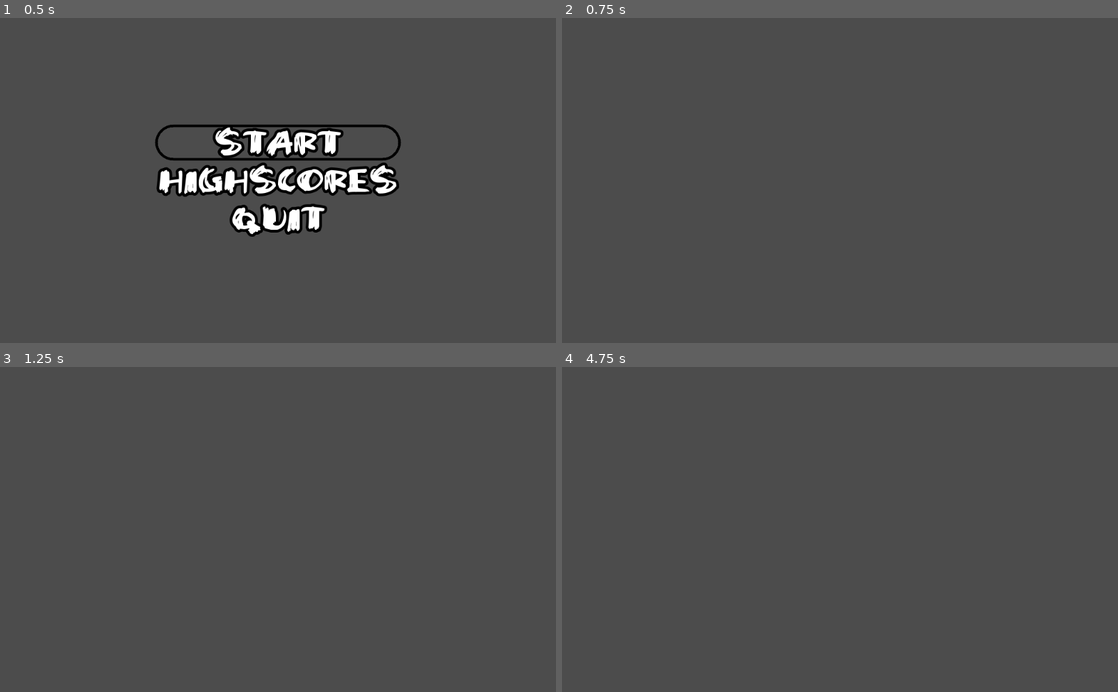
Above: before the commit, frames 1-4 (two rows, left to right).
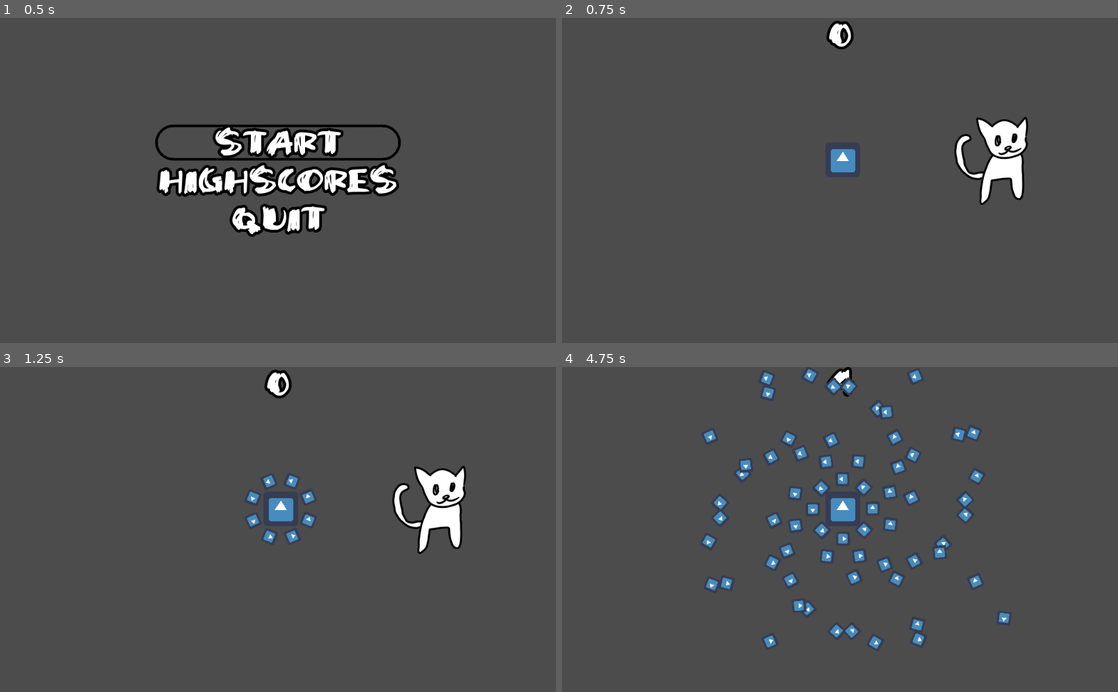
Above: after the commit, the same moments.

Repository: Magesu/mini-jam-100-overload
Game: Godot game, scene res://Main.tscn
Two runs of this game, one before a commit and one after it. Both use one fixed random seed, a clock stepped at 60 frames per second and the inputs below. The engine's default icon, where the game draws it, is replaced by a stand-in: a white triangle on a blue panel in a dark square.
Inputs (mouse positions are in pixels of both pictures, inside the frame that each line leads up to):
- Up to frame 1 (0.5 s): no input
- Up to frame 2 (0.75 s): click "Start" at 0.5 s
- Up to frame 3 (1.25 s): no input
- Up to frame 4 (4.75 s): move the mouse to (962, 513) at 1.27 s; hold Right (ui_right) 1.28-2.03 s; click (962, 513) at 1.35 s; move the mouse to (728, 545) at 2.02 s; hold Down (ui_down) 2.03-2.78 s; click (728, 545) at 2.1 s; move the mouse to (895, 458) at 2.77 s; hold Right (ui_right) 2.78-3.53 s; click (895, 458) at 2.85 s; move the mouse to (812, 594) at 3.52 s; hold Up (ui_up) 3.53-4.28 s; click (812, 594) at 3.6 s; move the mouse to (1006, 578) at 4.27 s; hold Left (ui_left) from 4.28 s (still down); click (1006, 578) at 4.35 s

Frame 1 is identical in both runs. In frame 2, 2.5% of the frame differs, in the area x 47-84%, y 0-58%; in frame 3, 3.0%; in frame 4, 3.9%, in the area x 25-81%, y 0-87%.

Commit message:
Added option for bullets that cuuuuuuuuuuuuuuuuuuurve

Diff:
--- a/Scenes/AngyChihuahua.tscn
+++ b/Scenes/AngyChihuahua.tscn
@@ -2,7 +2,7 @@
 
 [ext_resource path="res://Scenes/Shooter.tscn" type="PackedScene" id=1]
 [ext_resource path="res://icon.png" type="Texture" id=2]
-[ext_resource path="res://Scenes/Scripts/AngyChihuahua1.gd" type="Script" id=3]
+[ext_resource path="res://Scenes/Scripts/AngyChihuahua.gd" type="Script" id=3]
 
 [sub_resource type="RectangleShape2D" id=1]
 extents = Vector2( 32, 32 )
@@ -19,8 +19,15 @@
 [node name="Shooter1" parent="." instance=ExtResource( 1 )]
 spawnpoint_count = 2
 radius = 40
+bullet_speed = 50
+bullet_angular_speed = 1
 
 [node name="Shooter2" parent="." instance=ExtResource( 1 )]
 shoot_timer_wait_time = 2.0
-spawnpoint_count = 12
+spawnpoint_count = 0
 radius = 40
+
+[node name="Lifespan" type="Timer" parent="."]
+wait_time = 10.0
+
+[connection signal="timeout" from="Lifespan" to="." method="_on_Lifespan_timeout"]
--- a/Scenes/Enemy.tscn
+++ b/Scenes/Enemy.tscn
@@ -1,7 +1,8 @@
-[gd_scene load_steps=4 format=2]
+[gd_scene load_steps=5 format=2]
 
 [ext_resource path="res://icon.png" type="Texture" id=1]
 [ext_resource path="res://Scenes/Shooter.tscn" type="PackedScene" id=2]
+[ext_resource path="res://Scenes/SpinningBullet.tscn" type="PackedScene" id=3]
 
 [sub_resource type="RectangleShape2D" id=1]
 extents = Vector2( 32, 32 )
@@ -15,4 +16,22 @@
 shape = SubResource( 1 )
 
 [node name="Shooter" parent="." instance=ExtResource( 2 )]
-spawnpoint_count = 0
+rotate_speed = 45
+shoot_timer_wait_time = 0.5
+radius = 40
+bullet_speed = 75
+bullet_angular_speed = 5
+bullet_max_angle_deviation = 90
+bullet_spin_increment = 0.2
+bullet_scene = ExtResource( 3 )
+
+[node name="Shooter2" parent="." instance=ExtResource( 2 )]
+shoot_angle_offset = 45
+rotate_speed = 45
+shoot_timer_wait_time = 0.5
+radius = 40
+bullet_speed = 75
+bullet_angular_speed = -5
+bullet_max_angle_deviation = 90
+bullet_spin_increment = 0.2
+bullet_scene = ExtResource( 3 )
--- a/Scenes/Game.tscn
+++ b/Scenes/Game.tscn
@@ -1,6 +1,5 @@
-[gd_scene load_steps=7 format=2]
+[gd_scene load_steps=6 format=2]
 
-[ext_resource path="res://Scenes/AngyChihuahua.tscn" type="PackedScene" id=1]
 [ext_resource path="res://Scenes/Enemy.tscn" type="PackedScene" id=2]
 [ext_resource path="res://Scenes/Player.tscn" type="PackedScene" id=3]
 [ext_resource path="res://Scenes/Scripts/Game.gd" type="Script" id=4]
@@ -38,7 +37,4 @@
 
 [node name="Timer" type="Timer" parent="Score"]
 
-[node name="AngyChihuahua" parent="." instance=ExtResource( 1 )]
-position = Vector2( 396, 285 )
-
 [connection signal="timeout" from="Score/Timer" to="Score" method="_on_Timer_timeout"]
--- /dev/null
+++ b/Scenes/Scripts/AngyChihuahua.gd
@@ -0,0 +1,29 @@
+extends KinematicBody2D
+
+
+# Declare member variables here. Examples:
+# var a = 2
+# var b = "text"
+
+# Nodes
+onready var lifespan = get_node("Lifespan")
+
+# Scenes
+var new_chihuahua_scene = preload("res://Scenes/ExplodingChihuahua.tscn")
+
+# Called when the node enters the scene tree for the first time.
+func _ready():
+	lifespan.start()
+
+# Called every frame. 'delta' is the elapsed time since the previous frame.
+func _process(delta):
+	pass
+
+func die():
+	var new_chihuahua = new_chihuahua_scene.instance()
+	new_chihuahua.global_position = global_position
+	get_parent().add_child(new_chihuahua)
+	queue_free()
+
+func _on_Lifespan_timeout():
+	die()
--- a/Scenes/Scripts/ExplodingChihuahua.gd
+++ b/Scenes/Scripts/ExplodingChihuahua.gd
@@ -11,6 +11,8 @@
 # Called when the node enters the scene tree for the first time.
 func _ready():
 	# Sequence of moves
+	stop()
+	yield(get_tree().create_timer(3.0), "timeout")
 	charge()
 	yield(get_tree().create_timer(6.0), "timeout")
 	stop()
--- a/Scenes/Scripts/Shooter.gd
+++ b/Scenes/Scripts/Shooter.gd
@@ -11,6 +11,10 @@
 export var bullet_speed = 100
 export(float, 0, 1, 0.1) var bullet_speed_variation = 0.0
 export var bullet_angle_offset = 0
+export var bullet_angular_speed = 0
+export var bullet_max_angle_deviation = 0
+export var bullet_spin_increment = 0.1
+export var deviation_delay = 0.0
 
 export var turns = false
 export var turn_timer_wait_time = 1
@@ -55,8 +59,17 @@
 		bullet.position = child.global_position
 		bullet.rotation = child.global_rotation
 
+		# If enemy is doing a charged atk, gives the enemy as a parent so the bullet gets destroyed when it touches the parent
+		# Like if the bullet was being sucked by the enemy
 		if bullet.is_in_group("charging"):
 			bullet.parent = enemy
+
+		# If enemy is throwing a curved bullet
+		if bullet.is_in_group("spinning"):
+			bullet.angular_speed = bullet_angular_speed
+			bullet.max_angle_deviation = bullet_max_angle_deviation
+			bullet.spin_increment_wait_time = bullet_spin_increment
+			bullet.deviation_delay_wait_time = deviation_delay
 
 		# If variation is more than 0% varies the bullet speeds
 		if bullet_speed_variation == 0:
@@ -65,6 +78,8 @@
 			var bottom = -((float(bullet_speed) * bullet_speed_variation) / 2)
 			var top = (float(bullet_speed) * bullet_speed_variation) / 2
 			bullet.speed = bullet_speed + int(rand_range(bottom, top))
+
+		bullet.angular_speed = bullet_angular_speed
 
 		# Looks for the "Game" node to add bullets as children
 		get_parent().get_parent().add_child(bullet)
--- /dev/null
+++ b/Scenes/Scripts/SpinningBullet.gd
@@ -0,0 +1,59 @@
+extends Area2D
+
+
+# Export variables
+export var speed = 100
+export var angular_speed = 0
+export var max_angle_deviation = 90
+export var spin_increment_wait_time = 0.1
+export var deviation_delay_wait_time = 0
+
+# Variables
+var original_rotation
+var direction = Vector2.ZERO
+var velocity = Vector2.ZERO
+var can_deviate = false
+
+# Nodes
+onready var spin_increment = get_node("SpinIncrement")
+onready var deviation_delay = get_node("DeviationDelay")
+
+# Called when the node enters the scene tree for the first time.
+func _ready():
+	# Gets the direction of the bullet with the power of MATH
+	direction = Vector2(cos(get_rotation()),sin(get_rotation()))
+	original_rotation = rotation_degrees
+
+	# Starts the timer that's going to tell when to change the angle so we don't change the angle every frame
+	spin_increment.wait_time = spin_increment_wait_time
+	spin_increment.start()
+
+	# Starts (or not) the timer that delays the curving of the spinny bullet
+	if deviation_delay_wait_time > 0:
+		deviation_delay.wait_time = deviation_delay_wait_time
+		deviation_delay.start()
+	else:
+		can_deviate = true
+
+
+# Called every frame. 'delta' is the elapsed time since the previous frame.
+func _process(delta):
+	# Makes the bullet move forward
+	velocity = direction * speed
+	position += velocity * delta
+
+func _on_VisibilityNotifier2D_screen_exited():
+	# Kills the bullet when it goes offscreen
+	queue_free()
+
+func _on_SpinIncrement_timeout():
+	# Checks if the deviation delay has passed
+	if can_deviate:
+		# CUUUUUUUUUUUUUUUUUUUUUUUUUUURVES if the bullet hasn't hit the max angle deviation so it doesn't keep spinning on screen
+		if rotation_degrees >= (original_rotation - max_angle_deviation) and rotation_degrees <= (original_rotation + max_angle_deviation):
+			rotation_degrees += angular_speed
+			direction = Vector2(cos(get_rotation()),sin(get_rotation()))
+
+func _on_DeviationDelay_timeout():
+	# Deviation delay has passed
+	can_deviate = true
--- /dev/null
+++ b/Scenes/SpinningBullet.tscn
@@ -0,0 +1,31 @@
+[gd_scene load_steps=4 format=2]
+
+[ext_resource path="res://Scenes/Scripts/SpinningBullet.gd" type="Script" id=1]
+[ext_resource path="res://icon.png" type="Texture" id=2]
+
+[sub_resource type="RectangleShape2D" id=1]
+extents = Vector2( 13, 13 )
+
+[node name="SpinningBullet" type="Area2D" groups=["enemy", "spinning"]]
+collision_mask = 0
+script = ExtResource( 1 )
+
+[node name="Sprite" type="Sprite" parent="."]
+scale = Vector2( 0.4, 0.4 )
+texture = ExtResource( 2 )
+
+[node name="CollisionShape2D" type="CollisionShape2D" parent="."]
+shape = SubResource( 1 )
+
+[node name="VisibilityNotifier2D" type="VisibilityNotifier2D" parent="."]
+position = Vector2( -1.19209e-07, -1.19209e-07 )
+scale = Vector2( 1.3, 1.3 )
+
+[node name="SpinIncrement" type="Timer" parent="."]
+
+[node name="DeviationDelay" type="Timer" parent="."]
+one_shot = true
+
+[connection signal="screen_exited" from="VisibilityNotifier2D" to="." method="_on_VisibilityNotifier2D_screen_exited"]
+[connection signal="timeout" from="SpinIncrement" to="." method="_on_SpinIncrement_timeout"]
+[connection signal="timeout" from="DeviationDelay" to="." method="_on_DeviationDelay_timeout"]
